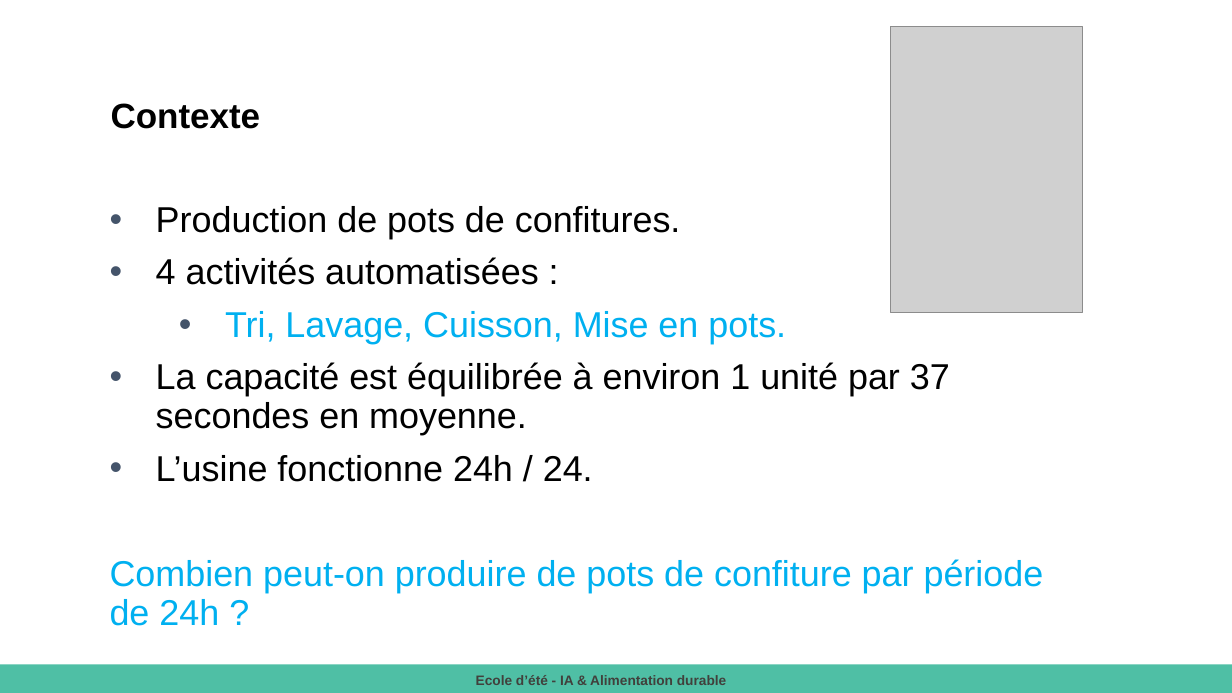
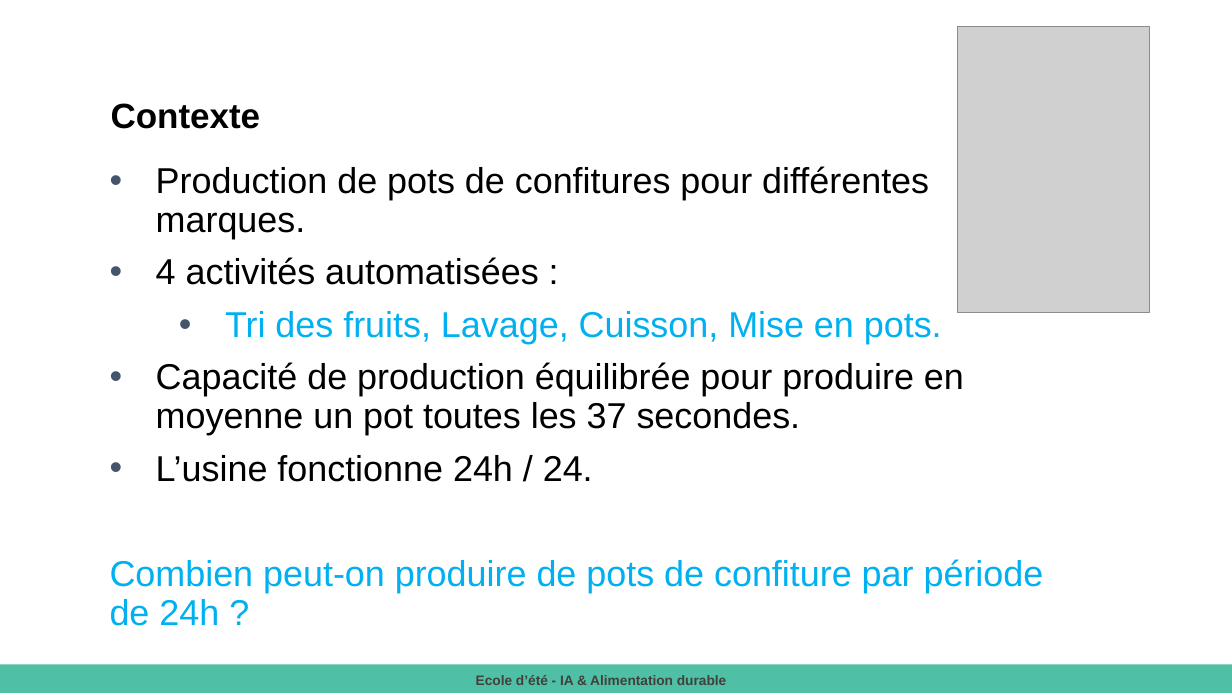
Before and after one commit to Menard980/2025-08-26-_La-_simulation_pour_pallier_le_manque_de_donnees-Ecole_ete_IA_et_Alimentation_durable, a slide deck: slide 6 of 2025 Présentation Atelier simulation.pptx (slide 7 before the commit). Drawn at 1232x693 pixels with LibreOffice and Linux fonts; fonts in the diff are those of the drawing; grey boxes stand for pictures. Boxes give left, top, right and bottom in pixels: in the first picture for what was removed or moved away, otherwise in the second. Text is boxed around its words. In the diff, an @@ line names an element or a change of style, - is before the commit and + after.

```diff
--- a/2025 Présentation Atelier simulation.pptx
+++ b/2025 Présentation Atelier simulation.pptx
@@ picture: place and size @@
-picture at (891, 27, 1083, 312)
+picture at (958, 27, 1151, 312)
@@ text "Production de pots de confitures ...": place and size @@
-text "Production de pots de confitures ..." at (110, 206, 1044, 593)
+text "Production de pots de confitures ..." at (110, 166, 1044, 626)
@@ text at (156, 166, 929, 239): text changed @@
-• Production de pots de confitures.
+• Production de pots de confitures pour différentes marques.
@@ text at (156, 311, 964, 435): text changed @@
-  • Tri, Lavage, Cuisson, Mise en pots.
-• La capacité est équilibrée à environ 1 unité par 37 secondes en moyenne.
+  • Tri des fruits, Lavage, Cuisson, Mise en pots.
+• Capacité de production équilibrée pour produire en moyenne un pot toutes les 37 secondes.
```
Also in this commit, not shown: 7 other slides changed, 2 slides added, 2 slides removed.
